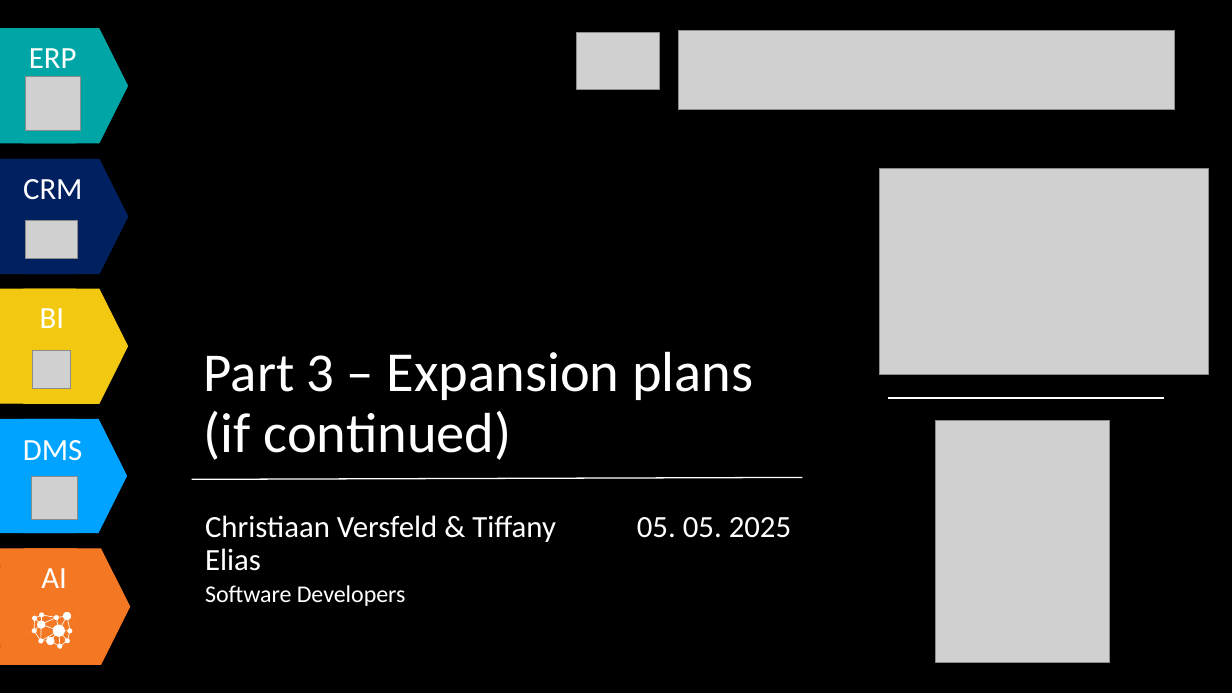
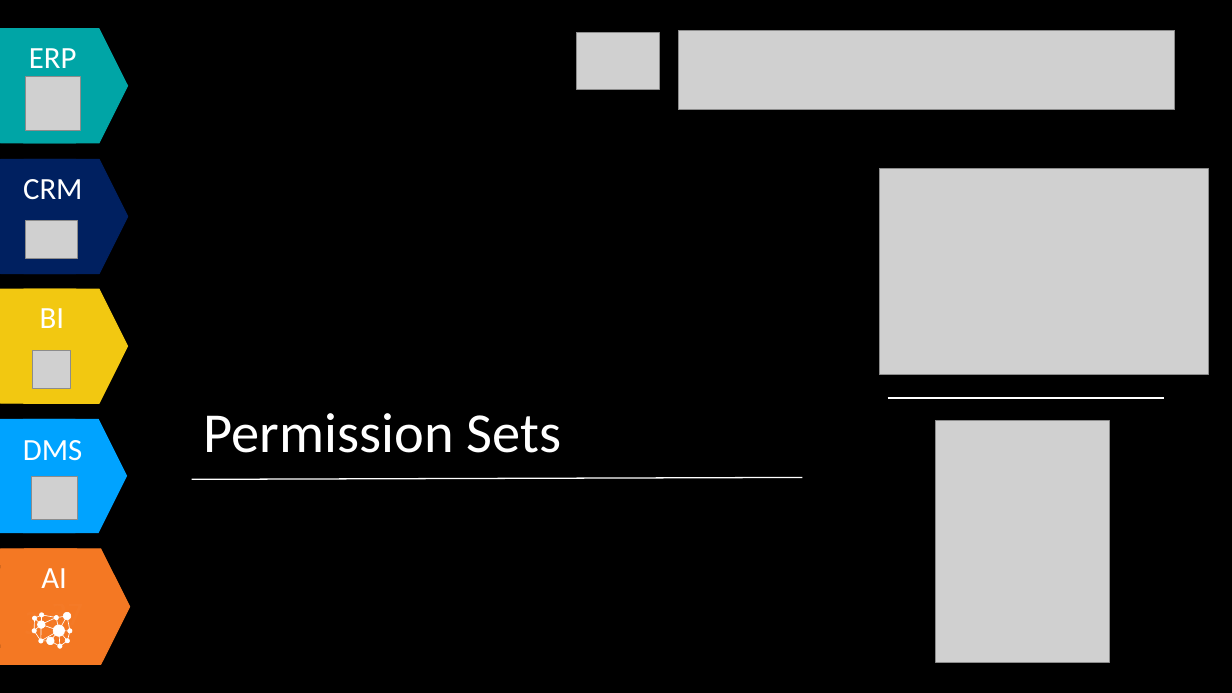
Before and after one commit to Tiffany0160/AdvancedCustomerPage, a slide deck: slide 23 of Document/Business Extension Presentation.pptx (slide 12 before the commit). Drawn at 1232x693 pixels with LibreOffice and Linux fonts; fonts in the diff are those of the drawing; grey boxes stand for pictures. Boxes give left, top, right and bottom in pixels: in the first picture for what was removed or moved away, otherwise in the second. Text is boxed around its words. In the diff, an @@ line names an element or a change of style, - is before the commit and + after.

```diff
--- a/Document/Business Extension Presentation.pptx
+++ b/Document/Business Extension Presentation.pptx
@@ text at box(204, 413, 562, 453): text changed @@
-Part 3 – Expansion plans (if continued)
+Permission Sets
@@ text removed at box(205, 515, 556, 606) @@
-Christiaan Versfeld & Tiffany Elias
-Software Developers
@@ text removed at box(637, 517, 791, 538) @@
-05. 05. 2025
```
Also in this commit, not shown: 14 other slides changed, 17 slides added, 2 other files.
